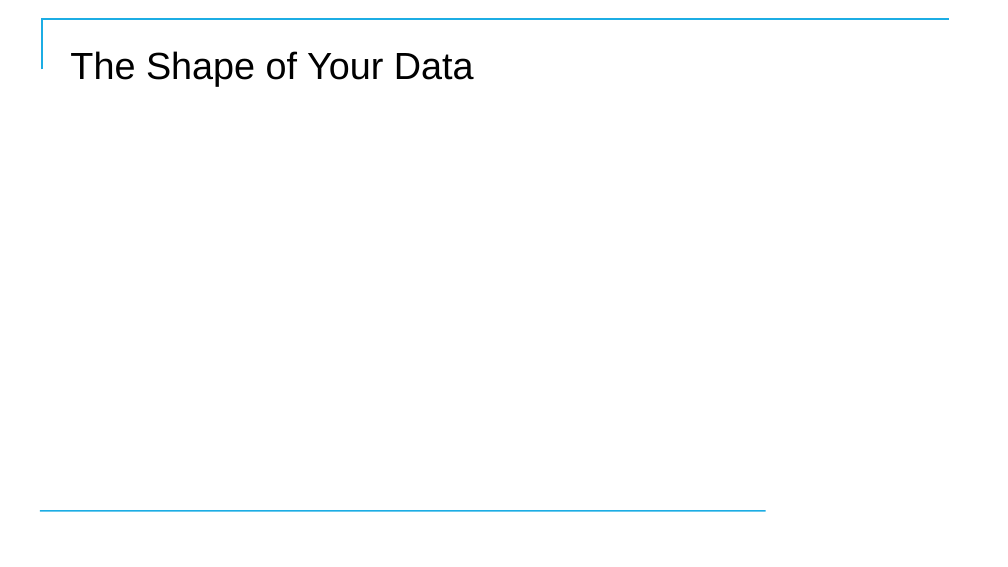
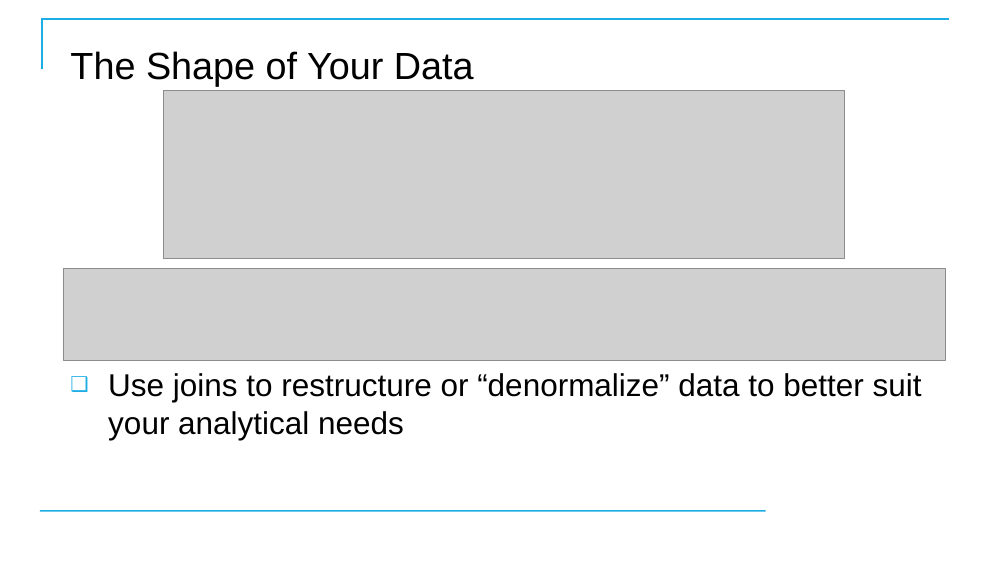
Before and after one commit to CostelloTechnicalConsulting/XTBP10---Tableau-Prep-Introduction, a slide deck: slide 60 of ppt/TableauPrepBuilderIntroV1_1.pptx. Drawn at 1008x567 pixels with LibreOffice and Linux fonts; fonts in the diff are those of the drawing; grey boxes stand for pictures; background and template pictures are left out. Boxes give left, top, right and bottom in pixels: in the first picture for what was removed or moved away, otherwise in the second. Text is boxed around its words. In the diff, an @@ line names an element or a change of style, - is before the commit and + after.

```diff
--- a/ppt/TableauPrepBuilderIntroV1_1.pptx
+++ b/ppt/TableauPrepBuilderIntroV1_1.pptx
@@ picture added at box(164, 91, 845, 259) @@
@@ picture added at box(63, 268, 945, 361) @@
@@ text added at box(108, 373, 922, 440), 30 pt, text #000000 @@
+❑ Use joins to restructure or “denormalize” data to better suit your analytical needs
```
Also in this commit, not shown: 3 other slides changed, 7 slides added, 5 slides removed, 8 other files.
